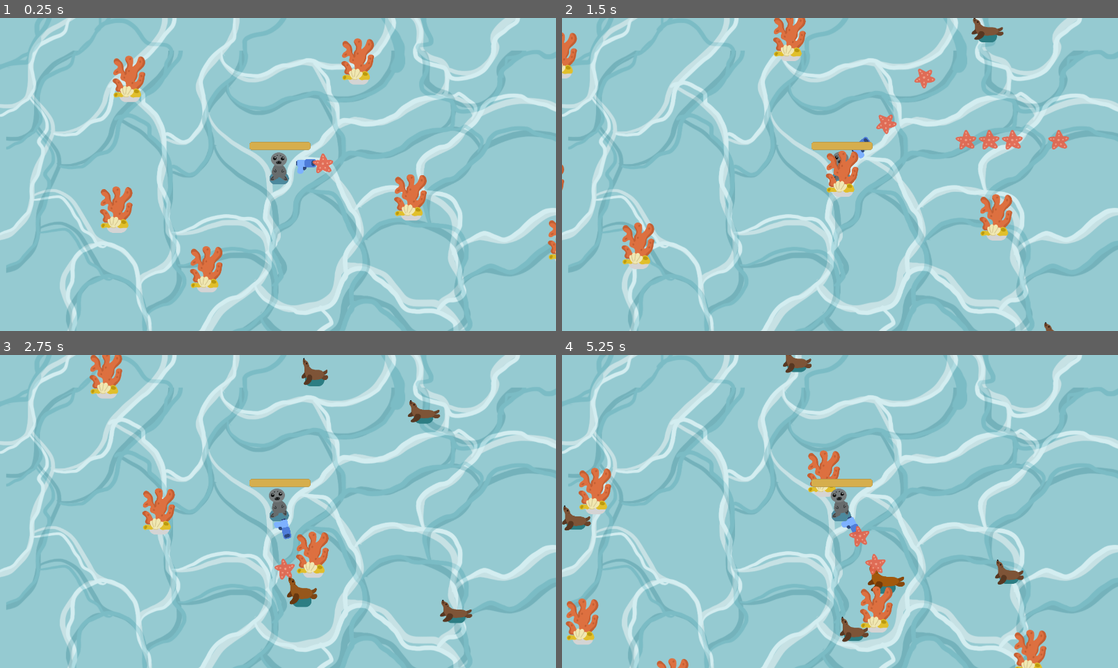
Above: before the commit, frames 1-4 (two rows, left to right).
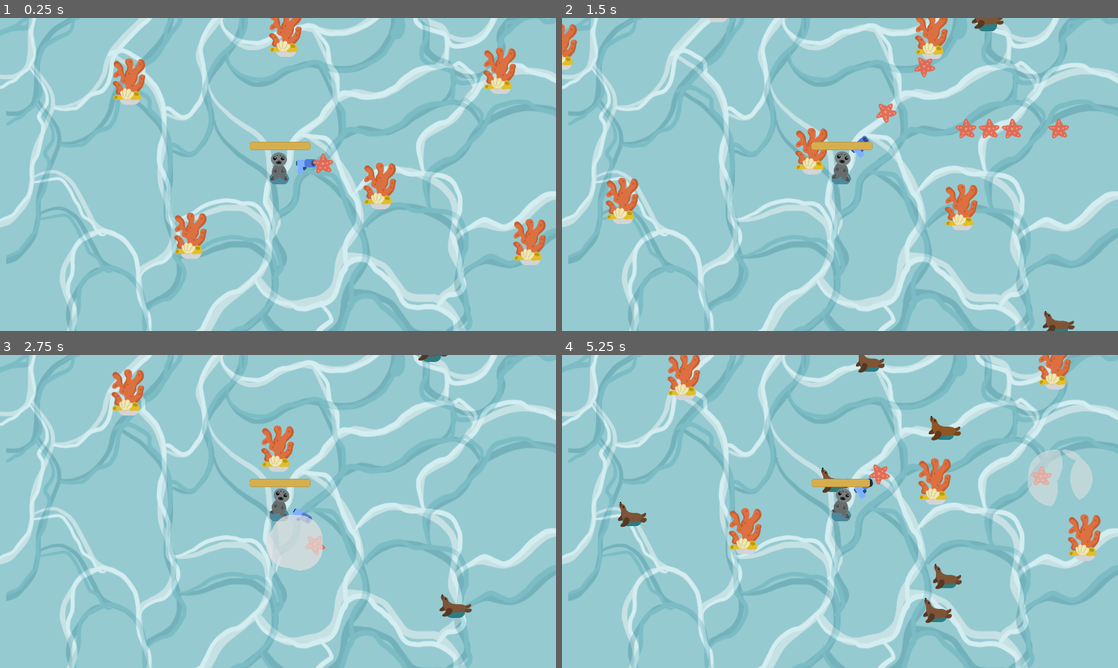
Above: after the commit, the same moments.

Repository: j-j4y/game_dev
Game: Godot game, scene res://seals_game.tscn
The game is run twice, just before and just after one commit, with the same random seed, the same clock (stepped at 60 frames per second) and the same inputs.
Inputs:
- Up to frame 1 (0.25 s): no input
- Up to frame 2 (1.5 s): hold D (move_right) 0.53-1.28 s; hold S (move_down) from 1.28 s (still down)
- Up to frame 3 (2.75 s): release S (move_down) at 2.03 s; hold D (move_right) from 2.03 s (still down)
- Up to frame 4 (5.25 s): release D (move_right) at 2.78 s; hold W (move_up) 2.78-3.53 s; hold A (move_left) 3.53-5.03 s; hold S (move_down) from 5.03 s (still down)

The runs differ from the first frame. In frame 1, 37% of the frame differs, in the area x 0-100%, y 0-100%; in frame 2, 37%; in frame 3, 37%; in frame 4, 40%.

Commit message:
renamed slime scences/nodes to sea lion

Diff:
--- a/2d-project-assets/characters/slime/slime.tscn
+++ b/2d-project-assets/characters/slime/sea_lion.tscn
@@ -1,11 +1,11 @@
 [gd_scene format=3 uid="uid://ogik4s70pgwl"]
 
-[ext_resource type="Script" uid="uid://dnbjp2524b1py" path="res://characters/slime/slime.gd" id="1_87y5x"]
-[ext_resource type="Texture2D" uid="uid://dk5b8a84a6n2h" path="res://characters/ground_shadow.png" id="1_cq7ej"]
-[ext_resource type="Texture2D" uid="uid://bnd4gurtidin" path="res://characters/slime/slime_face.png" id="2_ygydt"]
-[ext_resource type="Texture2D" uid="uid://whcwqu8v4y6x" path="res://characters/slime/sea_lion.png" id="3_648cb"]
-[ext_resource type="Texture2D" uid="uid://c7rt25t421lnf" path="res://characters/slime/slime_hurt_eyes.png" id="4_hi70h"]
-[ext_resource type="Texture2D" uid="uid://c54tm1omh2fhp" path="res://characters/slime/hurt_sea_lion.png" id="4_pyxg0"]
+[ext_resource type="Script" uid="uid://dnbjp2524b1py" path="res://characters/slime/sea_lion.gd" id="1_jbn3p"]
+[ext_resource type="Texture2D" uid="uid://dk5b8a84a6n2h" path="res://characters/ground_shadow.png" id="2_6p0iq"]
+[ext_resource type="Texture2D" uid="uid://whcwqu8v4y6x" path="res://characters/slime/sea_lion.png" id="3_iipx1"]
+[ext_resource type="Texture2D" uid="uid://c54tm1omh2fhp" path="res://characters/slime/hurt_sea_lion.png" id="4_lvvrs"]
+[ext_resource type="Texture2D" uid="uid://bnd4gurtidin" path="res://characters/slime/slime_face.png" id="5_r0vcg"]
+[ext_resource type="Texture2D" uid="uid://c7rt25t421lnf" path="res://characters/slime/slime_hurt_eyes.png" id="6_luhnu"]
 
 [sub_resource type="Animation" id="Animation_y4lve"]
 length = 0.001
@@ -212,7 +212,7 @@
 }
 
 [node name="Sea Lion" type="Node2D" unique_id=2008890567]
-script = ExtResource("1_87y5x")
+script = ExtResource("1_jbn3p")
 
 [node name="GroundShadow" type="Sprite2D" parent="." unique_id=2019923751]
 modulate = Color(0.17386234, 0.49174798, 0.5144887, 1)
--- a/2d-project-assets/enemy.tscn
+++ b/2d-project-assets/enemy.tscn
@@ -1,7 +1,7 @@
 [gd_scene format=3 uid="uid://v45siqi72g4b"]
 
 [ext_resource type="Script" uid="uid://dox6jhv1bqtvi" path="res://enemy.gd" id="1_4gyqm"]
-[ext_resource type="PackedScene" uid="uid://ogik4s70pgwl" path="res://characters/slime/slime.tscn" id="1_7k104"]
+[ext_resource type="PackedScene" uid="uid://ogik4s70pgwl" path="res://characters/slime/sea_lion.tscn" id="1_7k104"]
 
 [sub_resource type="CircleShape2D" id="CircleShape2D_nwoa8"]
 radius = 60.074955
--- a/2d-project-assets/seals_game.tscn
+++ b/2d-project-assets/seals_game.tscn
@@ -25,6 +25,7 @@
 color = Color(0.33789894, 0.7126732, 0.74489415, 1)
 
 [node name="TextureRect" type="TextureRect" parent="CanvasLayer" unique_id=362253776]
+offset_top = -138.0
 offset_right = 1957.0
 offset_bottom = 1126.0
 texture = ExtResource("2_ttf6g")
@@ -41,24 +42,6 @@
 unique_name_in_owner = true
 position = Vector2(-140, -216)
 rotation = 1.6218419
-
-[node name="pine tree" parent="." unique_id=1770389768 instance=ExtResource("2_dvvpt")]
-position = Vector2(242, 753)
-
-[node name="pine tree2" parent="." unique_id=103348742 instance=ExtResource("2_dvvpt")]
-position = Vector2(1789, 861)
-
-[node name="pine tree3" parent="." unique_id=358265545 instance=ExtResource("2_dvvpt")]
-position = Vector2(286, 302)
-
-[node name="pine tree4" parent="." unique_id=1777819135 instance=ExtResource("2_dvvpt")]
-position = Vector2(1076, 242)
-
-[node name="pine tree5" parent="." unique_id=66538235 instance=ExtResource("2_dvvpt")]
-position = Vector2(553, 959)
-
-[node name="pine tree6" parent="." unique_id=997964554 instance=ExtResource("2_dvvpt")]
-position = Vector2(1258, 711)
 
 [node name="Timer" type="Timer" parent="." unique_id=922484424]
 wait_time = 0.4
@@ -92,5 +75,23 @@
 theme_override_font_sizes/font_size = 150
 text = "Game Over :("
 
+[node name="coral_obstacles" parent="." unique_id=1770389768 instance=ExtResource("2_dvvpt")]
+position = Vector2(826, 146)
+
+[node name="coral_obstacles2" parent="." unique_id=875002173 instance=ExtResource("2_dvvpt")]
+position = Vector2(498, 843)
+
+[node name="coral_obstacles3" parent="." unique_id=1450498049 instance=ExtResource("2_dvvpt")]
+position = Vector2(1566, 274)
+
+[node name="coral_obstacles4" parent="." unique_id=1072486309 instance=ExtResource("2_dvvpt")]
+position = Vector2(1669, 865)
+
+[node name="coral_obstacles5" parent="." unique_id=618833447 instance=ExtResource("2_dvvpt")]
+position = Vector2(1152, 671)
+
+[node name="coral_obstacles6" parent="." unique_id=695462397 instance=ExtResource("2_dvvpt")]
+position = Vector2(286, 311)
+
 [connection signal="health_depleted" from="Player" to="." method="_on_player_health_depleted"]
 [connection signal="timeout" from="Timer" to="." method="_on_timer_timeout"]
Renamed: 2d-project-assets/characters/slime/slime.gd -> 2d-project-assets/characters/slime/sea_lion.gd
Renamed: 2d-project-assets/characters/slime/slime.gd.uid -> 2d-project-assets/characters/slime/sea_lion.gd.uid
Not shown: 4 places in 2d-project-assets/characters/slime/sea_lion.tscn that only renumber resources
